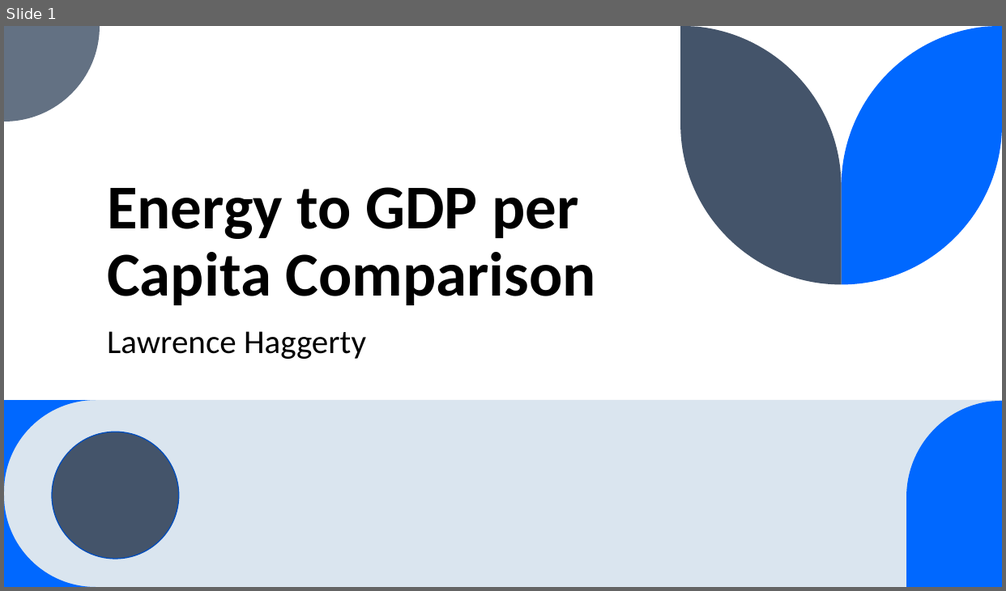
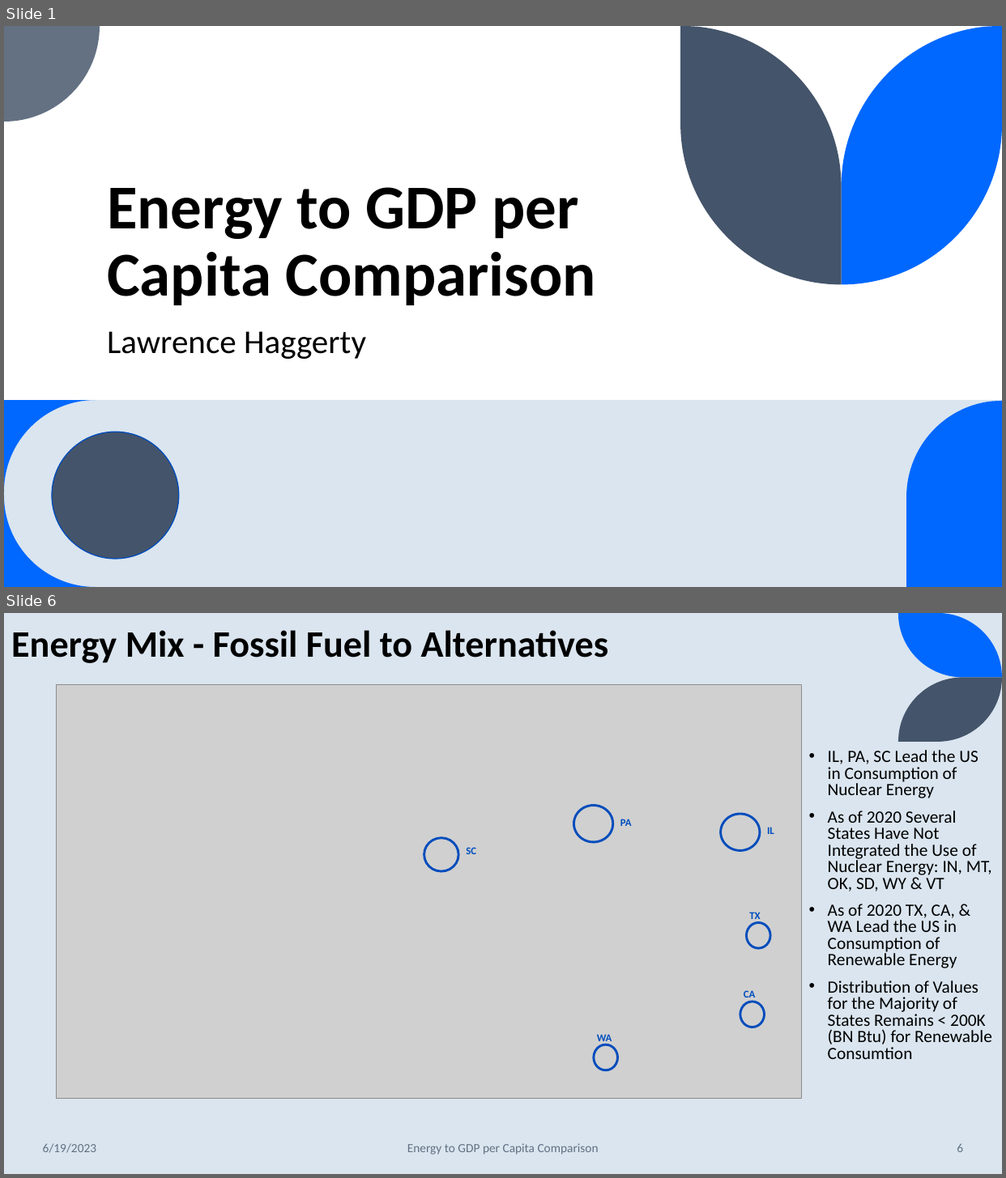
Before and after one commit to lawrence-haggerty/haggerty_energy_gdp_capstone, a slide deck: presentation/haggerty_energy_gdp_1.pptx. Shown one above the other, each under a label of ours: slide 1 before the commit, slides 1 and 6 after it; the slides between them are not shown. The pictures are 1006x591 and 1006x1178 pixels, drawn with LibreOffice and Linux fonts; fonts in the diff are those of the drawing; grey boxes stand for pictures. Boxes give left, top, right and bottom in pixels: in the first picture for what was removed or moved away, otherwise in the second. Text is boxed around its words. In the diff, an @@ line names an element or a change of style, - is before the commit and + after.

```diff
--- a/presentation/haggerty_energy_gdp_1.pptx
+++ b/presentation/haggerty_energy_gdp_1.pptx
@@ slide 6 added at [4, 613, 1002, 1174], background #DAE5EF @@
@@ text added at [11, 630, 609, 663], 36 pt, text #000000, bold @@
+Energy Mix - Fossil Fuel to Alternatives
@@ freeform shape added at [898, 613, 1002, 677], fill #0068FF @@
@@ picture added at [57, 685, 802, 1099] @@
@@ freeform shape added at [898, 677, 1002, 742], fill #44546A @@
@@ text added at [828, 750, 992, 1059], 16.6 pt, text #000000 @@
+• IL, PA, SC Lead the US in Consumption of Nuclear Energy
+• As of 2020 Several States Have Not Integrated the Use of Nuclear Energy: IN, MT, OK, SD, WY & VT
+• As of 2020 TX, CA, & WA Lead the US in Consumption of Renewable Energy
+• Distribution of Values for the Majority of States Remains < 200K (BN Btu) for Renewable Consumtion
@@ ellipse added at [573, 806, 612, 842], outline #004DBD 2.25 pt @@
@@ text added at [620, 819, 632, 826], 10 pt, text #004EBF, bold @@
+PA
@@ ellipse added at [720, 814, 760, 850], outline #004DBD 2.25 pt @@
@@ text added at [767, 827, 774, 834], 10 pt, text #004EBF, bold @@
+IL
@@ ellipse added at [424, 838, 458, 872], outline #004DBD 2.25 pt @@
@@ text added at [466, 847, 476, 854], 10 pt, text #004EBF, bold @@
+SC
@@ ellipse added at [747, 923, 770, 948], outline #004DBD 2.25 pt @@
@@ text added at [749, 912, 760, 922], 10 pt, text #004EBF, bold @@
+TX
@@ text added at [744, 990, 755, 1002], 10 pt, text #004EBF, bold @@
+CA
@@ ellipse added at [740, 1002, 765, 1027], outline #004DBD 2.25 pt @@
@@ ellipse added at [594, 1045, 618, 1071], outline #004DBD 2.25 pt @@
@@ text added at [597, 1034, 612, 1045], 10 pt, text #004EBF, bold @@
+WA
@@ text added at [43, 1144, 96, 1153], 12 pt, text #637183 @@
+6/19/2023
@@ text added at [407, 1144, 599, 1155], 12 pt, text #637183 @@
+Energy to GDP per Capita Comparison
@@ page number added at [957, 1144, 963, 1152], 12 pt, text #637183 @@
+6
```
Also in this commit, not shown: 38 slides changed, 16 other slides added.
